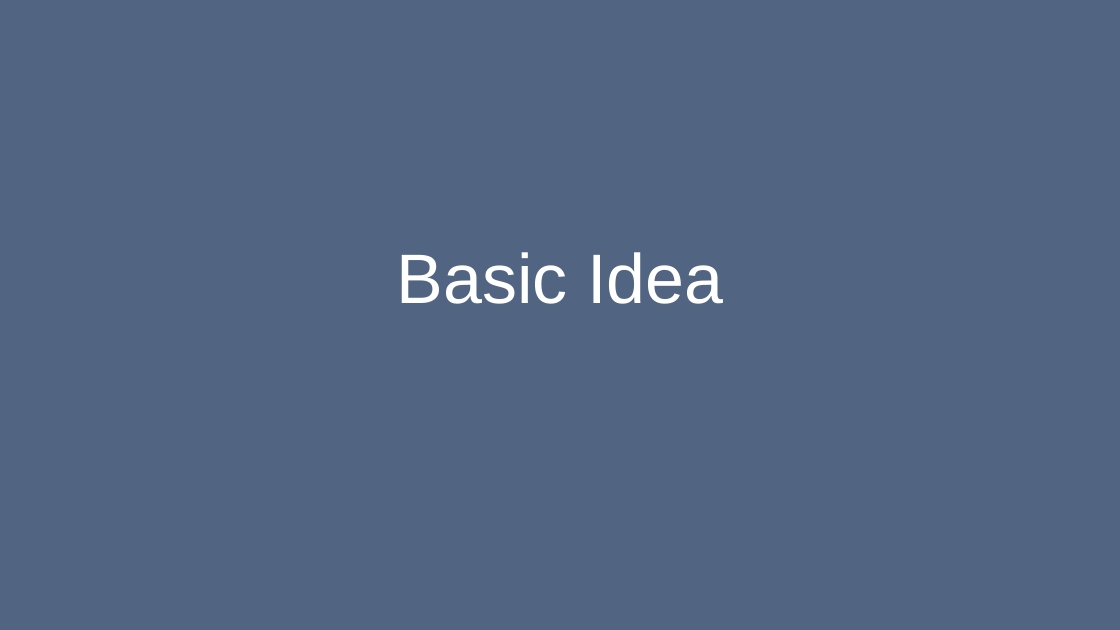
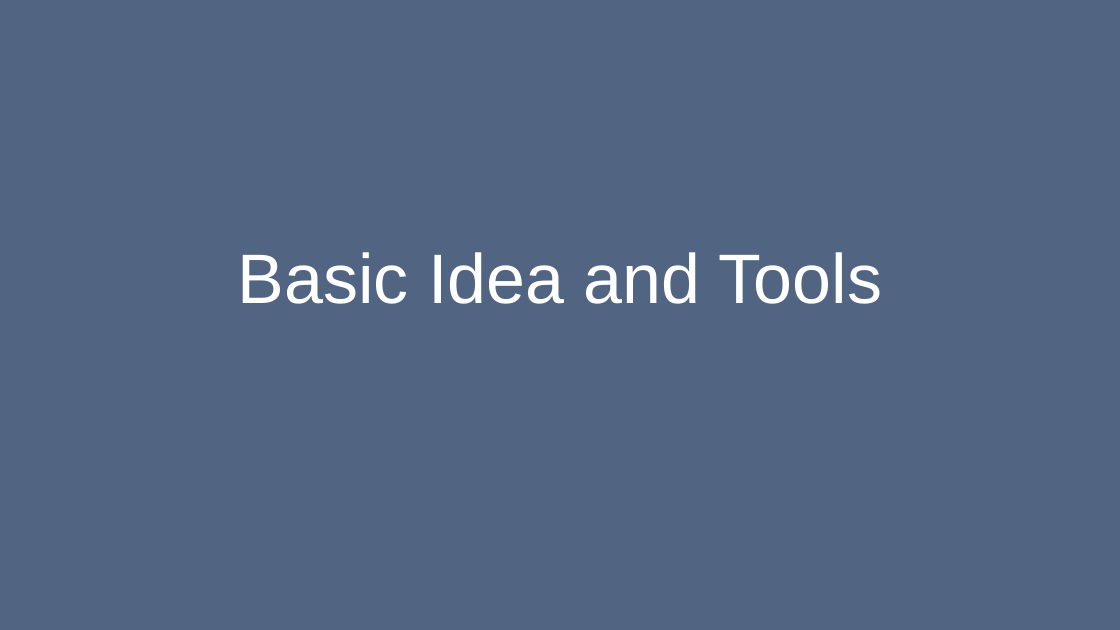
Before and after one commit to janakaras/docker-in-the-cloud, a slide deck: slide 3 of Project Presentation.pptx. Drawn at 1120x630 pixels with LibreOffice and Linux fonts; fonts in the diff are those of the drawing. Boxes give left, top, right and bottom in pixels: in the first picture for what was removed or moved away, otherwise in the second. Text is boxed around its words. In the diff, an @@ line names an element or a change of style, - is before the commit and + after.

```diff
--- a/Project Presentation.pptx
+++ b/Project Presentation.pptx
@@ title at (238, 252, 882, 304): text changed @@
-Basic Idea
+Basic Idea and Tools
```
Also in this commit, not shown: 7 other slides changed, 9 slides added, 3 slides removed.
